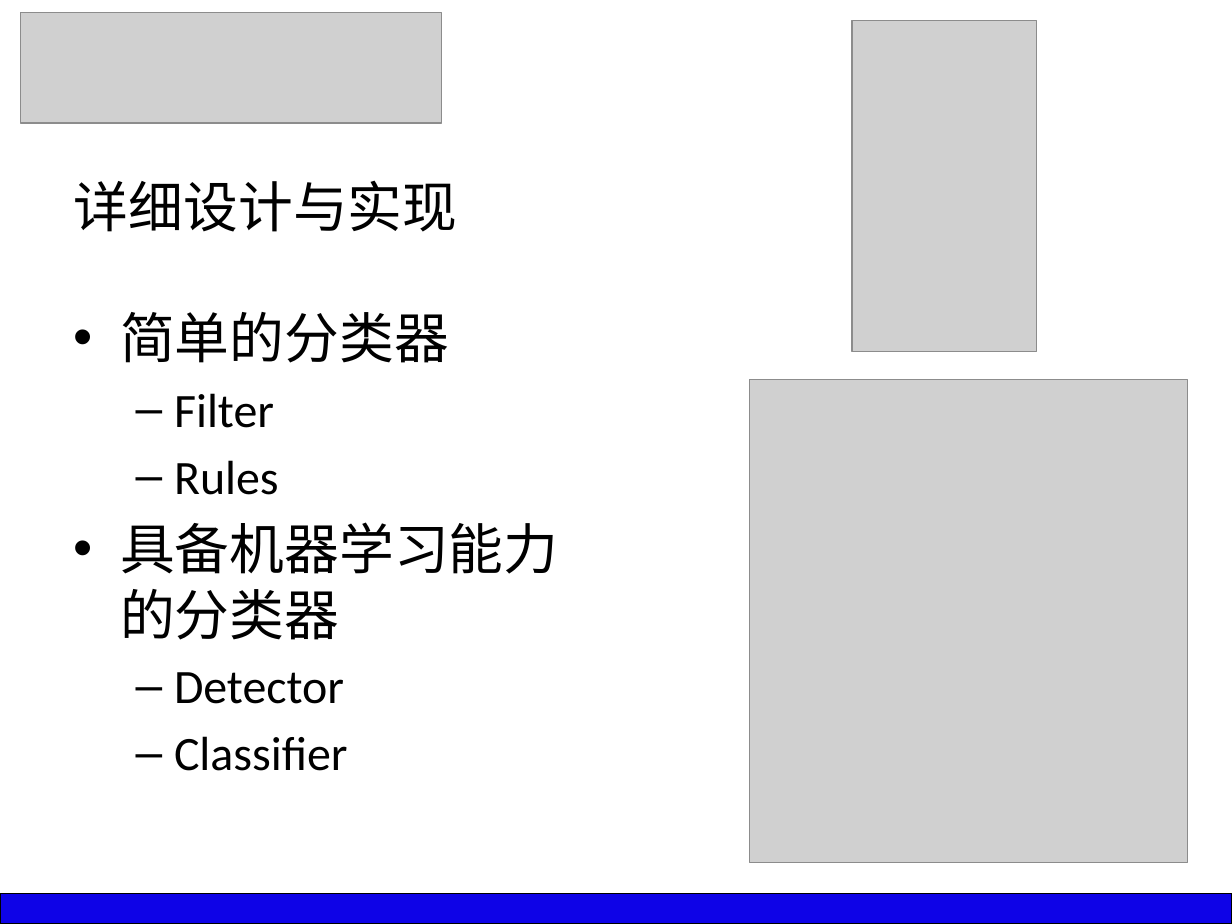
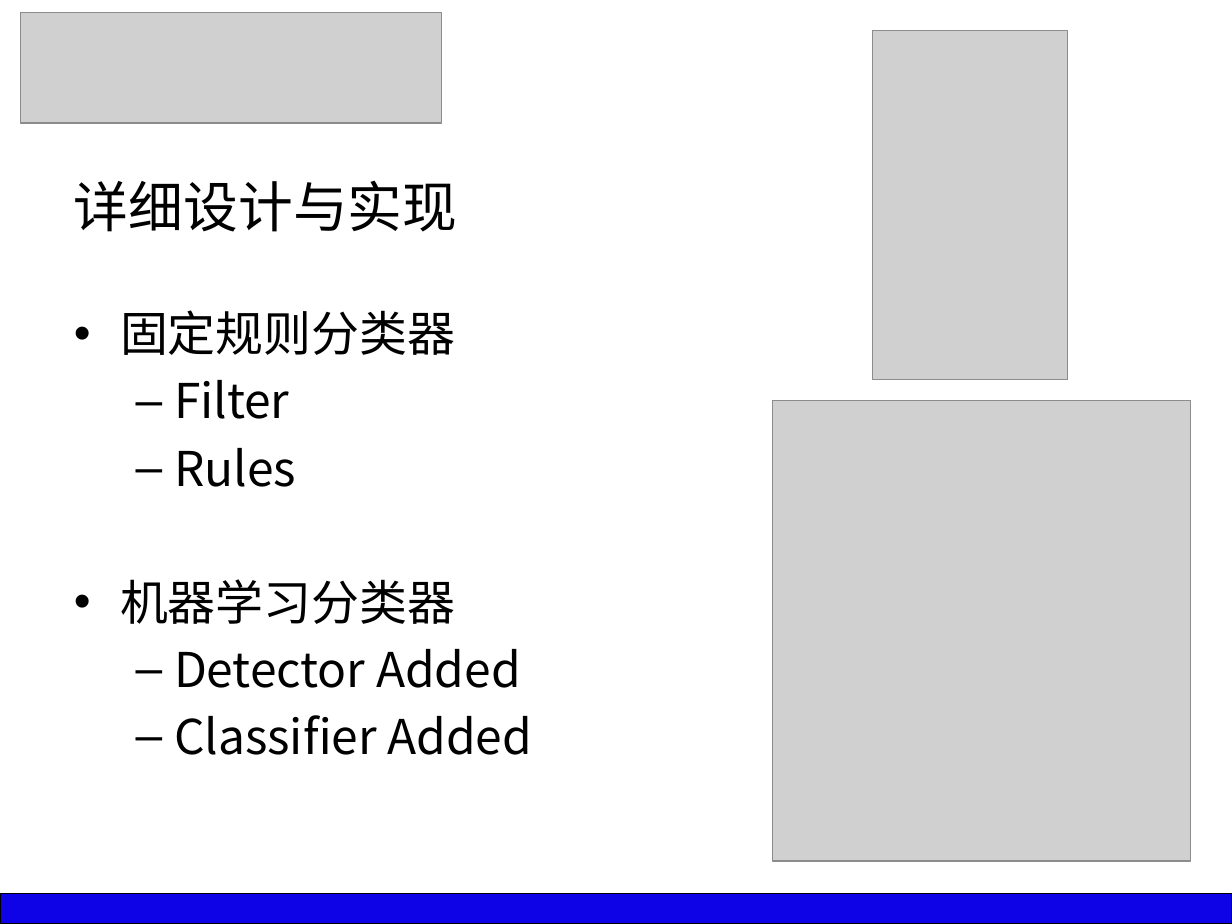
Before and after one commit to silver6wings/WeiboFilter, a slide deck: slide 11 of _Paper/GS11211B8 于俊超 毕业答辩PPT.pptx (slide 12 before the commit). Drawn at 1232x924 pixels with LibreOffice and Linux fonts; fonts in the diff are those of the drawing; grey boxes stand for pictures. Boxes give left, top, right and bottom in pixels: in the first picture for what was removed or moved away, otherwise in the second. Text is boxed around its words. In the diff, an @@ line names an element or a change of style, - is before the commit and + after.

```diff
--- a/_Paper/GS11211B8 于俊超 毕业答辩PPT.pptx
+++ b/_Paper/GS11211B8 于俊超 毕业答辩PPT.pptx
@@ picture: place and size @@
-picture at box(853, 21, 1037, 352)
+picture at box(872, 31, 1067, 379)
@@ text at box(120, 310, 455, 355): text changed; size 32 to 28 pt; font Calibri to Noto Sans CJK SC @@
-• 简单的分类器
+• 固定规则分类器
@@ text at box(174, 380, 296, 487): font Calibri to Noto Sans CJK SC in "Filter", "Rules" @@
@@ picture: place and size @@
-picture at box(749, 379, 1188, 862)
+picture at box(772, 400, 1191, 861)
@@ text at box(120, 579, 533, 755): text changed; font Calibri to Noto Sans CJK SC @@
-• 具备机器学习能力的分类器
-  – Detector
-  – Classifier
+• 机器学习分类器
+  – Detector Added
+  – Classifier Added
```
Also in this commit, not shown: 13 other slides changed, 2 other files.
